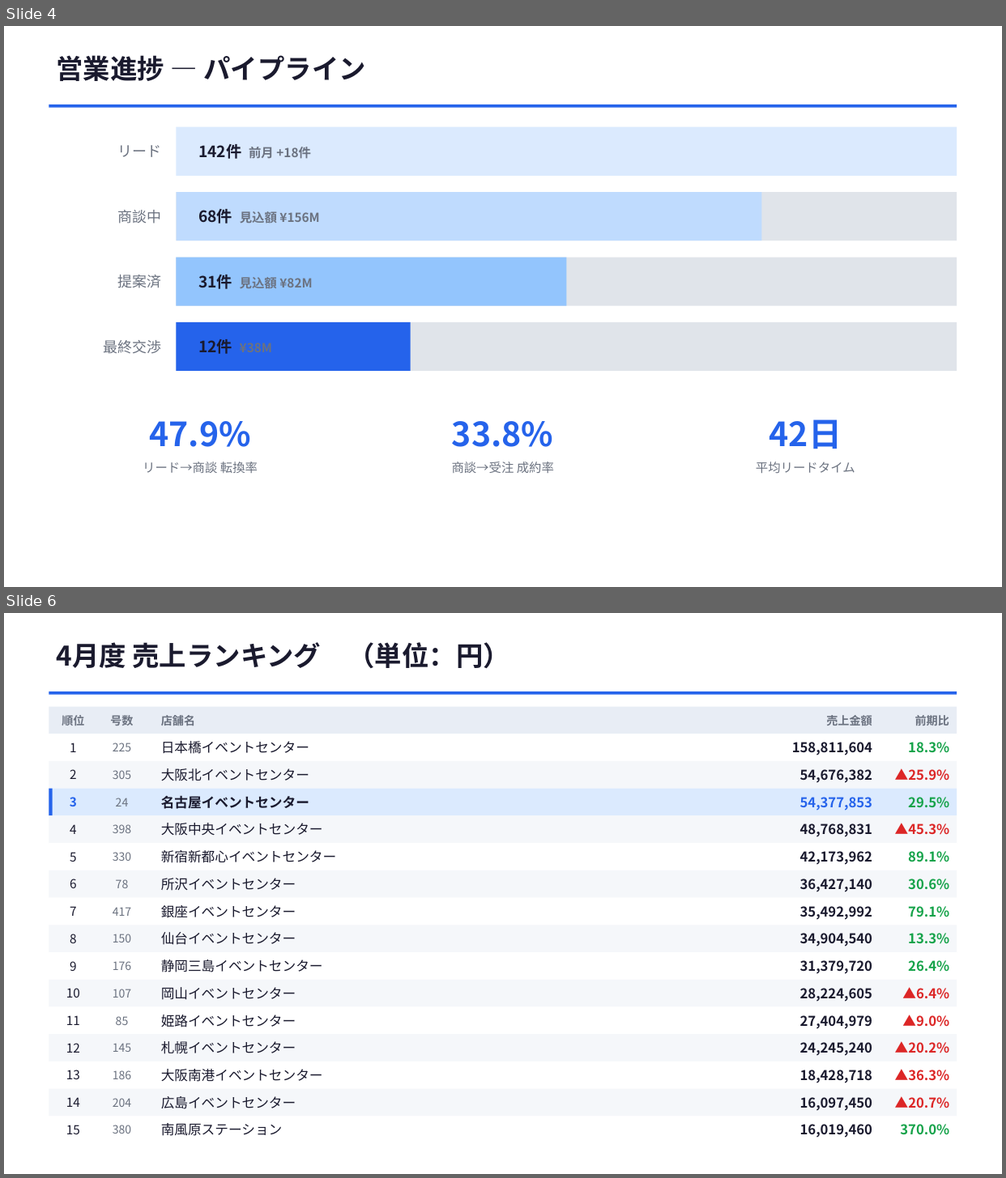
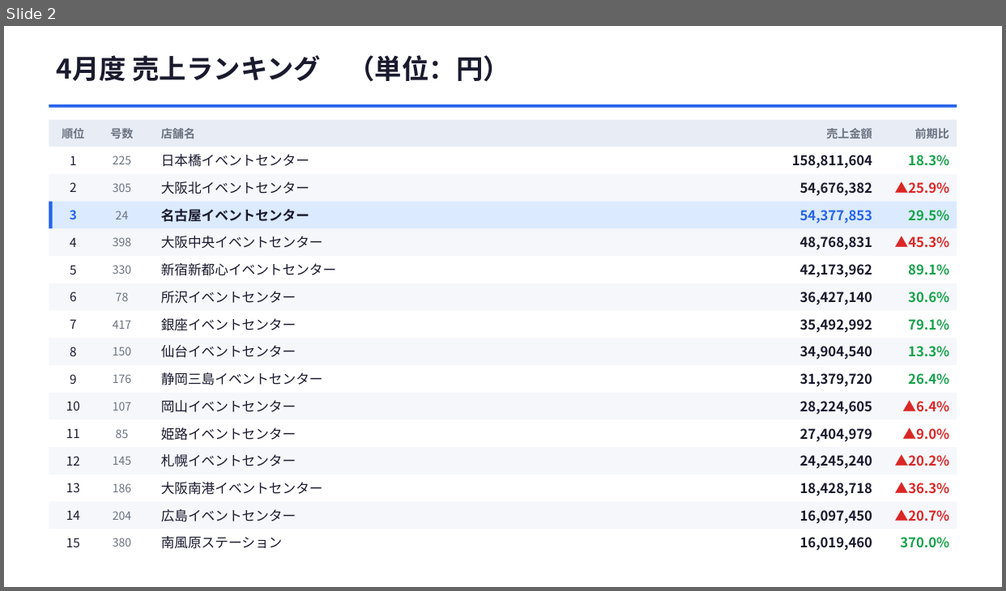
Before and after one commit to horihorihorihorichiz/-, a slide deck: slides/exports/sales-meeting.pptx. Shown one above the other, each under a label of ours: slides 4 and 6 before the commit, slide 2 after it; the slides between them are not shown. The pictures are 1006x1178 and 1006x591 pixels, drawn with LibreOffice and Linux fonts; fonts in the diff are those of the drawing. Boxes give left, top, right and bottom in pixels: in the first picture for what was removed or moved away, otherwise in the second. Text is boxed around its words. In the diff, an @@ line names an element or a change of style, - is before the commit and + after.

```diff
--- a/slides/exports/sales-meeting.pptx
+++ b/slides/exports/sales-meeting.pptx
@@ slide 4 removed at bbox=[4, 26, 1002, 587], background #FFFFFF @@
@@ text removed at bbox=[56, 55, 366, 81] @@
-営業進捗 — パイプライン
@@ rectangle removed at bbox=[49, 105, 957, 108] @@
@@ text removed at bbox=[117, 145, 161, 157] @@
-リード
@@ rectangle removed at bbox=[177, 127, 957, 176] @@
@@ text removed at bbox=[198, 144, 311, 159] @@
-142件 前月 +18件
@@ rectangle removed at bbox=[177, 192, 957, 241] @@
@@ rectangle removed at bbox=[177, 192, 761, 241] @@
@@ text removed at bbox=[117, 210, 161, 224] @@
-商談中
@@ text removed at bbox=[198, 209, 319, 224] @@
-68件 見込額 ¥156M
@@ rectangle removed at bbox=[177, 258, 957, 306] @@
@@ rectangle removed at bbox=[177, 258, 566, 306] @@
@@ text removed at bbox=[117, 275, 161, 288] @@
-提案済
@@ text removed at bbox=[198, 275, 312, 289] @@
-31件 見込額 ¥82M
@@ text removed at bbox=[103, 340, 161, 354] @@
-最終交渉
@@ rectangle removed at bbox=[177, 322, 957, 371] @@
@@ rectangle removed at bbox=[177, 322, 411, 371] @@
@@ text removed at bbox=[198, 339, 232, 354] @@
-12件 ¥38M
@@ text removed at bbox=[149, 421, 251, 447] @@
-47.9%
@@ text removed at bbox=[452, 421, 554, 447] @@
-33.8%
@@ text removed at bbox=[769, 420, 842, 450] @@
-42日
@@ text removed at bbox=[143, 462, 258, 473] @@
-リード→商談 転換率
@@ text removed at bbox=[452, 462, 554, 473] @@
-商談→受注 成約率
@@ text removed at bbox=[756, 462, 855, 473] @@
-平均リードタイム
@@ what was slide 6 is now slide 2 @@
```
Also in this commit, not shown: 1 slide changed, 3 other slides removed, 2 other files.
